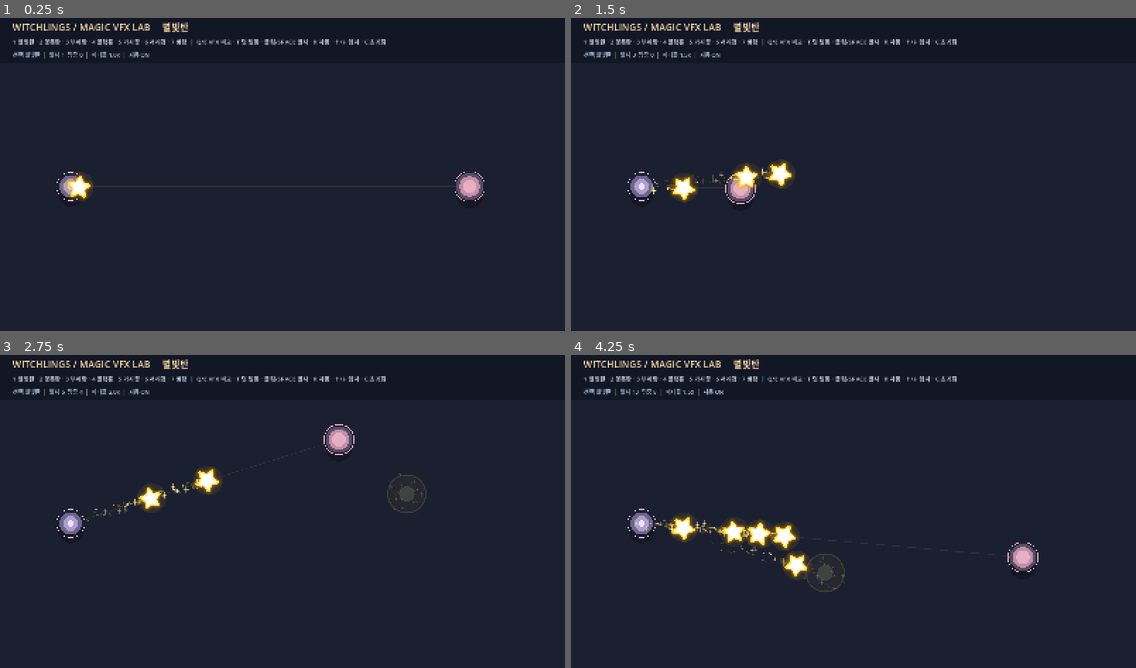
Above: before the commit, frames 1-4 (two rows, left to right).
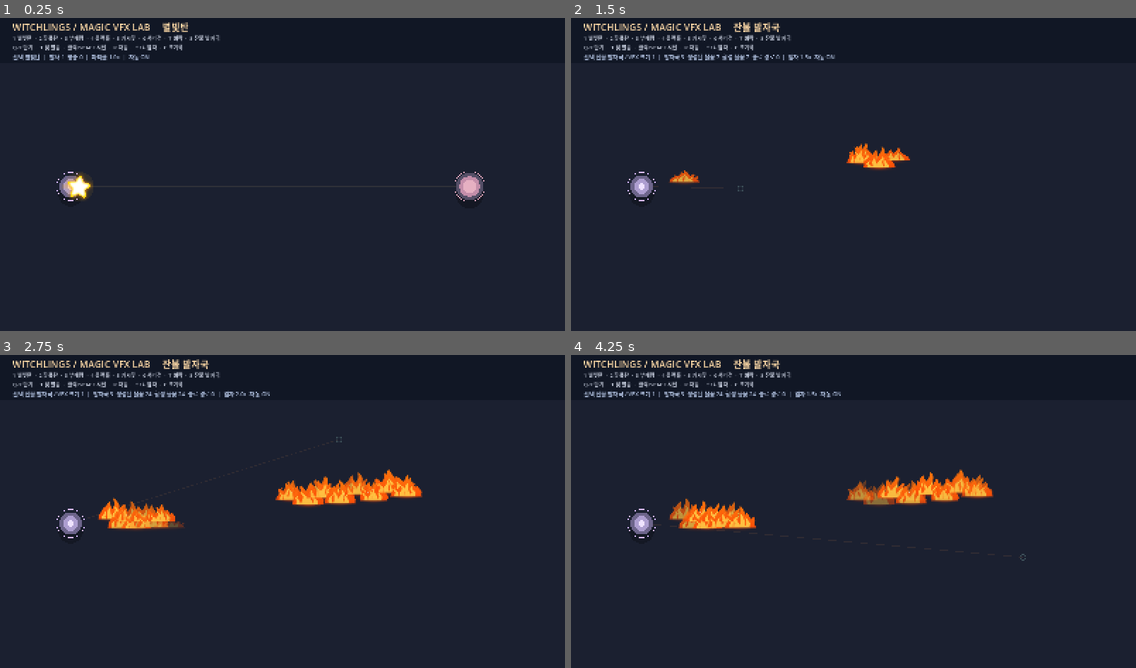
Above: after the commit, the same moments.

Repository: LittleEvasn/Test-Room
Game: Godot game, scene res://scenes/main.tscn
Two runs of this game, one before a commit and one after it. Both use one fixed random seed, a clock stepped at 60 frames per second and the inputs below.
Inputs (mouse positions are in pixels of both pictures, inside the frame that each line leads up to):
- Up to frame 1 (0.25 s): no input
- Up to frame 2 (1.5 s): tap Enter at 0.5 s; move the mouse to (977, 155) at 0.52 s; hold Up 0.53-1.25 s; tap 8 at 0.6 s; click (977, 155) at 0.67 s; tap Space at 0.77, 1.07 s; tap C at 0.8 s; drag from (740, 187) to (825, 237) at 1.27 s
- Up to frame 3 (2.75 s): move the mouse to (339, 439) at 2.02 s; hold Up from 2.03 s (still down); tap Q at 2.1 s; click (339, 439) at 2.17 s; tap E at 2.3 s
- Up to frame 4 (4.25 s): release Up at 2.75 s; drag from (825, 574) to (684, 461) at 2.77 s; move the mouse to (1023, 558) at 3.52 s; hold Down from 3.53 s (still down); tap Space at 3.6, 3.77, 4.07 s; click (1023, 558) at 3.67 s; tap 8 at 3.8 s

The runs differ from the first frame. In frame 1, 1.4% of the frame differs, in the area x 2-69%, y 5-14%; in frame 2, 3.6%; in frame 3, 5.6%; in frame 4, 6.5%, in the area x 2-83%, y 1-76%.

Commit message:
Add procedural ember footprint ground-fire VFX as spell 8

Diff:
--- /dev/null
+++ b/scripts/ember_footprint_fire.gd
@@ -0,0 +1,88 @@
+extends Node2D
+## One reusable ground-flame patch for an ember footprint. Visual only.
+## Procedural shader + CPU embers; no PNG, collision, damage or status effects.
+
+const FIRE_SHADER = preload("res://shaders/ember_footprint.gdshader")
+const BASE_LIFETIME := 3.4
+
+var size_factor: float = 1.0
+var particle_density: float = 1.0
+var lifetime: float = BASE_LIFETIME
+var age: float = 0.0
+var material_instance: ShaderMaterial
+var sparks: CPUParticles2D
+var rng := RandomNumberGenerator.new()
+
+func configure(preview_scale: float, density: float, duration: float = BASE_LIFETIME) -> void:
+    size_factor = clampf(preview_scale, 0.5, 1.7)
+    particle_density = clampf(density, 0.0, 3.0)
+    lifetime = maxf(duration, 0.5)
+
+func _ready() -> void:
+    rng.randomize()
+    scale = Vector2.ONE * size_factor
+    add_to_group("vfx_ember_patch")
+
+    material_instance = ShaderMaterial.new()
+    material_instance.shader = FIRE_SHADER
+    material_instance.set_shader_parameter("variation", rng.randf_range(0.0, 60.0))
+    material_instance.set_shader_parameter("life", 0.0)
+
+    var flame := ColorRect.new()
+    flame.color = Color.WHITE
+    flame.position = Vector2(-64.0, -94.0)
+    flame.size = Vector2(128.0, 112.0)
+    flame.mouse_filter = Control.MOUSE_FILTER_IGNORE
+    flame.material = material_instance
+    add_child(flame)
+
+    _make_embers()
+
+func _make_embers() -> void:
+    sparks = CPUParticles2D.new()
+    sparks.position = Vector2(0.0, -9.0)
+    sparks.amount = clampi(roundi(7.0 * particle_density), 1, 21)
+    sparks.lifetime = 0.75
+    sparks.preprocess = 0.0
+    sparks.explosiveness = 0.0
+    sparks.randomness = 0.45
+    sparks.direction = Vector2.UP
+    sparks.spread = 32.0
+    sparks.gravity = Vector2(0.0, -9.0)
+    sparks.initial_velocity_min = 16.0
+    sparks.initial_velocity_max = 34.0
+    sparks.emission_shape = CPUParticles2D.EMISSION_SHAPE_RECTANGLE
+    sparks.emission_rect_extents = Vector2(20.0, 3.0)
+    sparks.scale_amount_min = 0.12
+    sparks.scale_amount_max = 0.23
+    sparks.local_coords = false
+
+    # Runtime-generated radial texture (not an external image).
+    var texture_gradient := Gradient.new()
+    texture_gradient.set_color(0, Color(1.0, 1.0, 1.0, 1.0))
+    texture_gradient.set_color(1, Color(1.0, 1.0, 1.0, 0.0))
+    var dot_texture := GradientTexture2D.new()
+    dot_texture.width = 12
+    dot_texture.height = 12
+    dot_texture.fill = GradientTexture2D.FILL_RADIAL
+    dot_texture.fill_from = Vector2(0.5, 0.5)
+    dot_texture.fill_to = Vector2(0.5, 0.0)
+    dot_texture.gradient = texture_gradient
+    sparks.texture = dot_texture
+
+    var color_gradient := Gradient.new()
+    color_gradient.set_color(0, Color(1.0, 0.80, 0.28, 0.92))
+    color_gradient.add_point(0.50, Color(1.0, 0.44, 0.065, 0.57))
+    color_gradient.set_color(1, Color(0.75, 0.16, 0.015, 0.0))
+    sparks.color_ramp = color_gradient
+    sparks.emitting = particle_density > 0.0
+    add_child(sparks)
+
+func _process(delta: float) -> void:
+    age += delta
+    var progress := clampf(age / lifetime, 0.0, 1.0)
+    material_instance.set_shader_parameter("life", progress)
+    if progress > 0.77 and sparks.emitting:
+        sparks.emitting = false
+    if age >= lifetime:
+        queue_free()
--- /dev/null
+++ b/scripts/ember_footprint_trail.gd
@@ -0,0 +1,55 @@
+extends Node2D
+## Test-Room preview: staggered footprints on a short path toward the aim point.
+## Each patch is a separate scene-independent Node2D, reusable in the main game.
+
+signal step_ignited(at: Vector2)
+signal finished()
+
+const PATCH_SCRIPT = preload("res://scripts/ember_footprint_fire.gd")
+const STEP_COUNT := 8
+const STEP_GAP := 0.19
+const SCALES := [0.85, 1.0, 1.15, 1.30] # VFX comparison only, not spell upgrades.
+
+var from_point: Vector2
+var to_point: Vector2
+var density: float = 1.0
+var preview_rank: int = 1
+var elapsed: float = 0.0
+var next_step: int = 0
+var track_length: float = 300.0
+var direction: Vector2 = Vector2.RIGHT
+var rng := RandomNumberGenerator.new()
+
+func configure(start: Vector2, target: Vector2, particle_scale: float, rank: int) -> void:
+    from_point = start
+    to_point = target
+    density = clampf(particle_scale, 0.0, 3.0)
+    preview_rank = clampi(rank, 0, 3)
+    var delta := to_point - from_point
+    direction = delta.normalized() if delta.length_squared() > 0.01 else Vector2.RIGHT
+    track_length = clampf(delta.length() * 0.57, 120.0, 330.0)
+
+func _ready() -> void:
+    rng.randomize()
+
+func _process(delta: float) -> void:
+    elapsed += delta
+    while next_step < STEP_COUNT and elapsed >= float(next_step) * STEP_GAP:
+        _ignite(next_step)
+        next_step += 1
+    if next_step == STEP_COUNT and elapsed >= float(STEP_COUNT - 1) * STEP_GAP + PATCH_SCRIPT.BASE_LIFETIME + 0.7:
+        finished.emit()
+        queue_free()
+
+func _ignite(index: int) -> void:
+    var ratio := float(index) / float(STEP_COUNT - 1)
+    var center := to_point - direction * track_length * (1.0 - ratio)
+    var side := direction.orthogonal() * (9.0 if index % 2 == 0 else -9.0)
+    var spawn_point := center + side + Vector2(rng.randf_range(-4.0, 4.0), rng.randf_range(-4.0, 4.0))
+
+    var patch = PATCH_SCRIPT.new()
+    patch.position = spawn_point
+    patch.configure(float(SCALES[preview_rank]) * rng.randf_range(0.88, 1.12),
+        density, PATCH_SCRIPT.BASE_LIFETIME + rng.randf_range(-0.20, 0.25))
+    add_child(patch)
+    step_ignited.emit(spawn_point)
--- a/scripts/main.gd
+++ b/scripts/main.gd
@@ -1,5 +1,5 @@
 extends Node2D
-## 별빛탄/꽃폭탄/달빛 부메랑/블랙홀/가시꽃 덫/서리검/벼락 VFX 독립 실험실. 본게임과 별개다.
+## 별빛탄/꽃폭탄/달빛 부메랑/블랙홀/가시꽃 덫/서리검/벼락/잔불 발자국 VFX 독립 실험실.
 
 const BOLT_SCRIPT = preload("res://scripts/star_bolt.gd")
 const IMPACT_SCRIPT = preload("res://scripts/impact_burst.gd")
@@ -11,6 +11,7 @@
 const THORN_SCRIPT = preload("res://scripts/thorn_trap.gd")
 const ICE_SWORD_SCRIPT = preload("res://scripts/ice_sword_vfx.gd")
 const THUNDER_SCRIPT = preload("res://scripts/thunder_vfx.gd")
+const EMBER_TRAIL_SCRIPT = preload("res://scripts/ember_footprint_trail.gd")
 
 const SCREEN_SIZE := Vector2(1600.0, 900.0)
 const START_POINT := Vector2(200.0, 490.0)
@@ -24,7 +25,7 @@
 var particle_multiplier := 1.0
 var fired_count := 0
 var impact_count := 0
-var selected_spell := 0 # 0 별빛탄 / 1 꽃폭탄 / 2 달빛 부메랑 / 3 블랙홀 / 4 가시꽃 덫 / 5 서리검 / 6 벼락
+var selected_spell := 0 # 0..7 = 별빛탄/꽃폭탄/부메랑/블랙홀/가시꽃/서리검/벼락/잔불 발자국
 var bloom_rank := 0
 var black_hole_rank := 0
 var black_hole_ticks := 0
@@ -39,6 +40,9 @@
 var thunder_rank := 0
 var thunder_strikes := 0
 var thunder_finished := 0
+var ember_rank := 1
+var ember_steps := 0
+var ember_finished := 0
 
 var title_label: Label
 var info_label: Label
@@ -87,6 +91,11 @@
 			int(THUNDER_SCRIPT.PULSES[thunder_rank]), thunder_strikes, thunder_finished,
 			particle_multiplier, "ON" if autofire else "OFF"
 		]
+	elif selected_spell == 7:
+		status_label.text = "선택 %s / VFX 크기 %d  |  발자국 %d  생성된 불꽃 %d  활성 불꽃 %d  종료 경로 %d  |  입자 %.1fx  자동 %s" % [
+			spell_name, ember_rank, fired_count, ember_steps, get_tree().get_nodes_in_group("vfx_ember_patch").size(), ember_finished,
+			particle_multiplier, "ON" if autofire else "OFF"
+		]
 	else:
 		var rank_str := "" if selected_spell != 1 else "  |  꽃폭탄 +%d (폭발 반경 %.0f)" % [bloom_rank, BLOOM_RADII[bloom_rank]]
 		status_label.text = "선택 %s%s  |  발사 %d  명중 %d  |  파티클 %.1fx  |  자동 %s" % [
@@ -102,10 +111,11 @@
 		6:
 			# Avoid overlapping auto pulses at +2/+3 while reviewing one strike.
 			return 1.55 if thunder_rank <= 1 else (2.20 if thunder_rank == 2 else 2.85)
+		7: return 4.4
 	return fire_interval
 
 func shoot(replace_hole: bool = false) -> void:
-	var active_count := get_tree().get_nodes_in_group("vfx_bolt …(285 unchanged characters)… get_nodes_in_group("vfx_thunder").size()
+	var active_count := get_tree().get_nodes_in_group("vfx_bolt …(285 unchanged characters)… get_nodes_in_group("vfx_thunder").size() + get_tree().get_nodes_in_group("vfx_ember_trail").size()
 	if active_count >= 50:
 		return
 	if selected_spell == 0:
@@ -159,6 +169,16 @@
 		lightning.add_to_group("vfx_thunder")
 		lightning.struck.connect(_on_thunder_struck)
 		lightning.finished.connect(_on_thunder_finished)
+	elif selected_spell == 7:
+		# A single cast lays eight staggered ground flames; no gameplay hitboxes.
+		if get_tree().get_nodes_in_group("vfx_ember_trail").size() >= 3:
+			return
+		var trail = EMBER_TRAIL_SCRIPT.new()
+		trail.configure(START_POINT, target_point, particle_multiplier, ember_rank)
+		add_child(trail)
+		trail.add_to_group("vfx_ember_trail")
+		trail.step_ignited.connect(_on_ember_step)
+		trail.finished.connect(_on_ember_finished)
 	else:
 		# Unlike the black-hole preview, multiple deployed thorn traps are allowed.
 		if get_tree().get_nodes_in_group("vfx_thorn").size() >= 12:
@@ -213,6 +233,12 @@
 
 func _on_thunder_finished(_point: Vector2) -> void:
 	thunder_finished += 1
+
+func _on_ember_step(_point: Vector2) -> void:
+	ember_steps += 1
+
+func _on_ember_finished() -> void:
+	ember_finished += 1
 
 func _on_thorn_deployed(_point: Vector2, _radius: float) -> void:
 	thorn_deploys += 1
@@ -250,6 +276,7 @@
 		4: return "가시꽃 덫"
 		5: return "서리검"
 		6: return "벼락"
+		7: return "잔불 발자국"
 	return "미지의 마법"
 
 func _unhandled_input(event: InputEvent) -> void:
@@ -283,6 +310,9 @@
 			KEY_7, KEY_KP_7:
 				selected_spell = 6
 				_update_title()
+			KEY_8, KEY_KP_8:
+				selected_spell = 7
+				_update_title()
 			KEY_Q:
 				if selected_spell == 3:
 					black_hole_rank = maxi(0, black_hole_rank - 1)
@@ -294,6 +324,8 @@
 					ice_sword_rank = maxi(0, ice_sword_rank - 1)
 				elif selected_spell == 6:
 					thunder_rank = maxi(0, thunder_rank - 1)
+				elif selected_spell == 7:
+					ember_rank = maxi(0, ember_rank - 1)
 			KEY_E:
 				if selected_spell == 3:
 					black_hole_rank = mini(3, black_hole_rank + 1)
@@ -305,6 +337,8 @@
 					ice_sword_rank = mini(3, ice_sword_rank + 1)
 				elif selected_spell == 6:
 					thunder_rank = mini(3, thunder_rank + 1)
+				elif selected_spell == 7:
+					ember_rank = mini(3, ember_rank + 1)
 			KEY_SPACE:
 				shoot(true)
 			KEY_T:
@@ -316,7 +350,7 @@
 			KEY_DOWN, KEY_MINUS, KEY_KP_SUBTRACT:
 				particle_multiplier = maxf(0.0, particle_multiplier - 0.5)
 			KEY_C:
-				for group_name in ["vfx_bolt", "vfx_bloom", "vfx_moon", "vfx_hole", "vfx_thorn", "vfx_ice_sword", "vfx_thunder"]:
+				for group_name in ["vfx_bolt", "vfx_bloom", "vfx_moon", "vfx_hole", "vfx_thorn", "vfx_ice_sword", "vfx_thunder", "vfx_ember_trail"]:
 					for projectile in get_tree().get_nodes_in_group(group_name):
 						projectile.queue_free()
 				# 이미 생성된 폭발은 자연스럽게 사라진다.
@@ -331,6 +365,8 @@
 				ice_sword_finished = 0
 				thunder_strikes = 0
 				thunder_finished = 0
+				ember_steps = 0
+				ember_finished = 0
 
 func _draw() -> void:
 	draw_rect(Rect2(Vector2.ZERO, SCREEN_SIZE), Color("1b2030"), true)
@@ -347,6 +383,7 @@
 		4: aiming_color = Color("ecadd2")
 		5: aiming_color = Color("8ceaff")
 		6: aiming_color = Color("ffe7a3")
+		7: aiming_color = Color("ff9c4e")
 	draw_line(START_POINT, target_point, Color(aiming_color, 0.09), 2.0)
 	draw_circle(START_POINT + Vector2(0, 22), 35.0, Color(0, 0, 0, 0.24))
 	draw_circle(START_POINT, 32.0, Color("6d658b"))
@@ -363,7 +400,7 @@
 		if selected_spell == 1:
 			draw_arc(target_point, BLOOM_RADII[bloom_rank], 0.0, TAU, 64, Color(1.0, 0.65, 0.75, 0.28), 1.5, true)
 	else:
-		# 블랙홀/가시꽃/서리검/벼락에는 분홍색 표적 모형을 그리지 않는다.
+		# 블랙홀/가시꽃/서리검/벼락/잔불 발자국에는 분홍색 표적 모형을 그리지 않는다.
 		draw_arc(target_point, 8.0, 0.0, TAU, 24, Color(0.58, 0.80, 0.77, 0.28), 1.5, true)
 
 func _create_hud() -> void:
@@ -383,14 +420,14 @@
 	_update_title()
 
 	info_label = Label.new()
-	info_label.text = "1 별빛탄 · 2 꽃폭탄 · 3 부메랑 · 4 블랙홀 · 5 가시꽃 · 6 서리검 · 7 벼락  |  Q/E VFX 비교 · T 덫 발동 · 클릭/SPACE 발사 · R 자동 · ↑/↓ 입자 · C 초기화"
-	info_label.position = Vector2(36, 66)
-	info_label.add_theme_font_size_override("font_size", 17)
+	info_label.text = "1 별빛탄  ·  2 꽃폭탄  ·  3 부메랑  ·  4 블랙홀  ·  5 가시꽃  ·  6 서리검  ·  7 벼락  ·  8 잔불 발자국\nQ/E 단계  ·  T 덫 발동  ·  클릭/SPACE 시전  ·  R 자동  ·  ↑/↓ 입자  ·  C 초기화"
+	info_label.position = Vector2(36, 57)
+	info_label.add_theme_font_size_override("font_size", 15)
 	info_label.add_theme_color_override("font_color", Color("c9d0e0"))
 	layer.add_child(info_label)
 
 	status_label = Label.new()
-	status_label.position = Vector2(36, 104)
+	status_label.position = Vector2(36, 110)
 	status_label.add_theme_font_size_override("font_size", 16)
 	status_label.add_theme_color_override("font_color", Color("a8b8d6"))
 	layer.add_child(status_label)
--- /dev/null
+++ b/shaders/ember_footprint.gdshader
@@ -0,0 +1,54 @@
+shader_type canvas_item;
+render_mode unshaded;
+
+// Low, ground-hugging fire patch. No authored texture or sprite sheet.
+uniform float life : hint_range(0.0, 1.0) = 0.0;
+uniform float variation = 0.0;
+
+float tongue(vec2 uv, float center, float height, float width, float rate, float offset) {
+    float birth = mix(0.35, 1.0, smoothstep(0.0, 0.11, life));
+    float rise = (0.82 - uv.y) / (height * birth);
+    float bend = (sin(TIME * rate + variation + offset + rise * 5.1) * 0.045
+        + sin(TIME * rate * 1.6 + offset * 2.7 + rise * 11.0) * 0.014)
+        * max(rise, 0.0);
+    float edge = width * pow(clamp(1.0 - rise, 0.0, 1.0), 0.75);
+    float distance_to_axis = abs(uv.x - center - bend);
+    float silhouette = 1.0 - smoothstep(edge - 0.012, edge + 0.014, distance_to_axis);
+    return silhouette * smoothstep(-0.08, 0.05, rise)
+        * (1.0 - smoothstep(0.90, 1.02, rise));
+}
+
+void fragment() {
+    vec2 uv = UV;
+    float outer = 0.0;
+    float core = 0.0;
+    outer = max(outer, tongue(uv, 0.28, 0.32, 0.105, 4.8, 0.1));
+    outer = max(outer, tongue(uv, 0.41, 0.45, 0.125, 3.7, 1.4));
+    outer = max(outer, tongue(uv, 0.53, 0.53, 0.12, 4.2, 2.8));
+    outer = max(outer, tongue(uv, 0.65, 0.37, 0.11, 5.3, 4.5));
+    outer = max(outer, tongue(uv, 0.74, 0.27, 0.085, 4.5, 5.7));
+
+    // Smaller nested tongues make a hot center without an overexposed white disk.
+    core = max(core, tongue(uv, 0.30, 0.21, 0.047, 4.8, 0.1));
+    core = max(core, tongue(uv, 0.42, 0.30, 0.065, 3.7, 1.4));
+    core = max(core, tongue(uv, 0.53, 0.34, 0.066, 4.2, 2.8));
+    core = max(core, tongue(uv, 0.64, 0.25, 0.055, 5.3, 4.5));
+
+    float flicker = 0.89 + 0.11 * sin(TIME * 10.5 + variation * 1.8);
+    float vertical = clamp((0.82 - uv.y) / 0.52, 0.0, 1.0);
+    vec3 flame_color = mix(vec3(0.98, 0.24, 0.025), vec3(1.0, 0.54, 0.055),
+        0.22 + 0.55 * vertical);
+    flame_color = mix(flame_color, vec3(1.0, 0.84, 0.30), core * 0.82);
+
+    // An oval hot ground, not a round projectile or a tall campfire.
+    vec2 ground = vec2((uv.x - 0.5) / 0.30, (uv.y - 0.82) / 0.080);
+    float heat = exp(-2.7 * dot(ground, ground)) * 0.39;
+    vec3 ground_color = vec3(0.87, 0.22, 0.015);
+    float flame_alpha = clamp(outer * flicker, 0.0, 1.0);
+    float alpha = max(flame_alpha, heat);
+    vec3 rgb = mix(ground_color, flame_color, flame_alpha / max(alpha, 0.001));
+
+    float appear = smoothstep(0.0, 0.055, life);
+    float fade = 1.0 - smoothstep(0.78, 1.0, life);
+    COLOR = vec4(rgb, alpha * appear * fade);
+}
Not shown, changed: README.md
